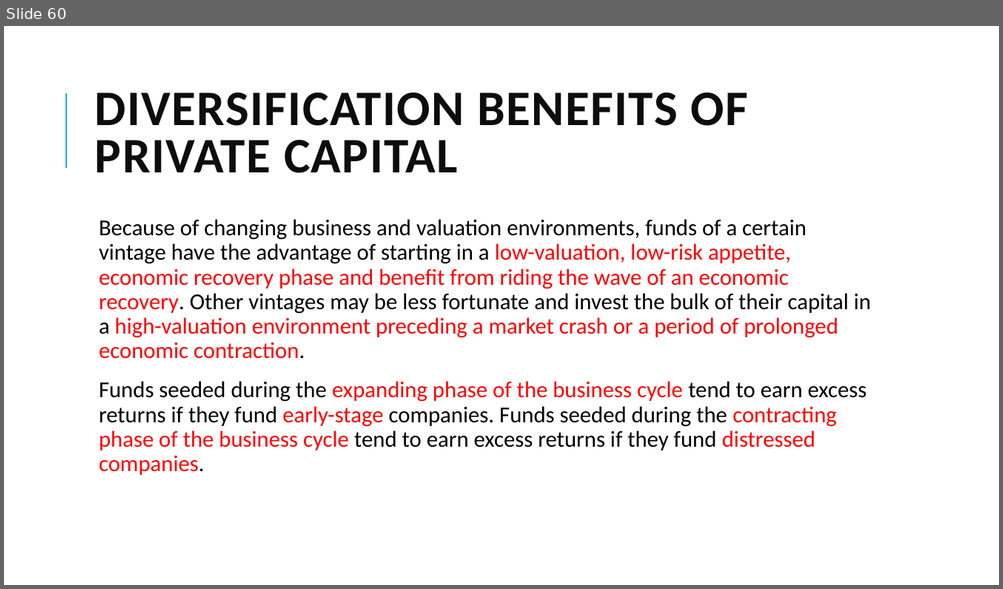
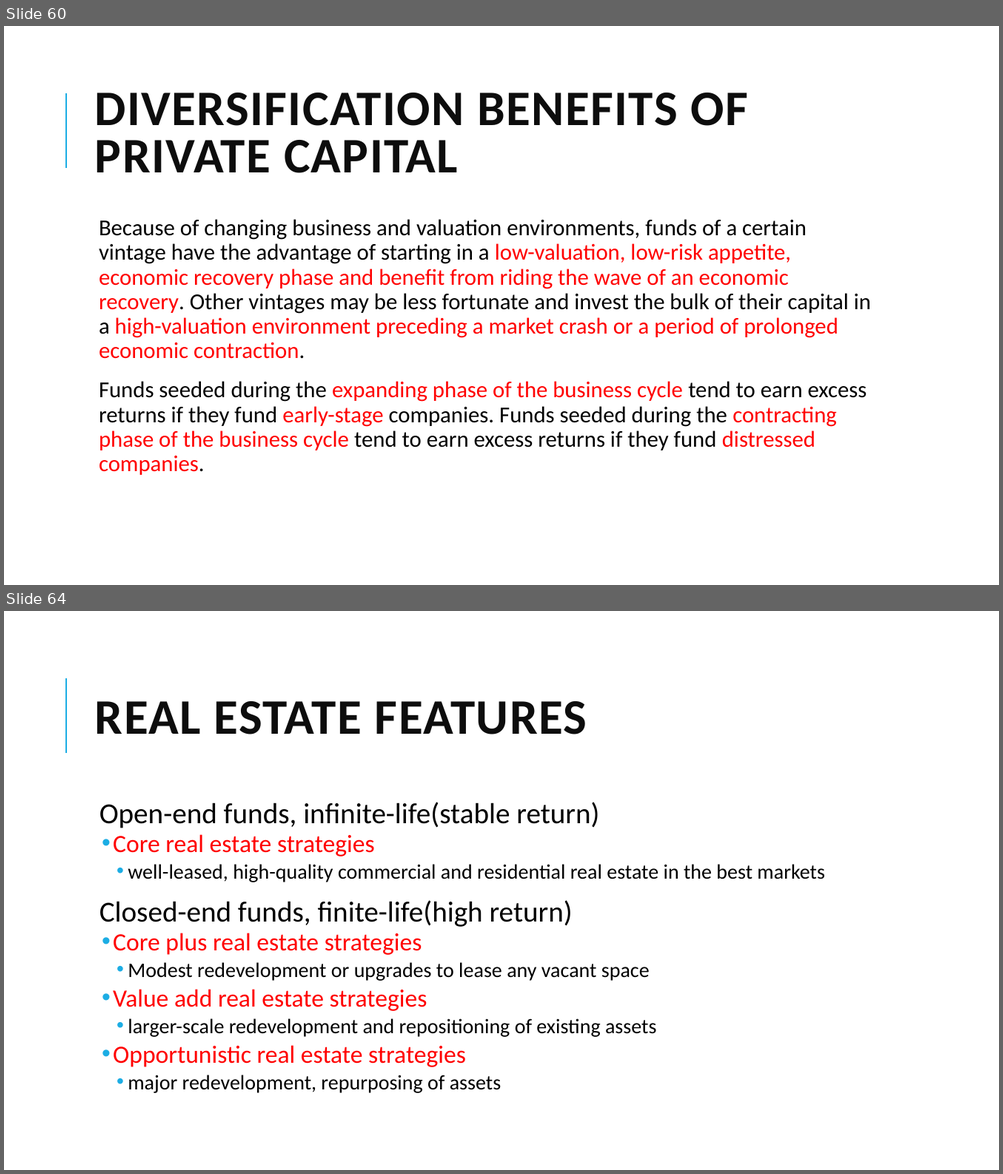
Before and after one commit to Isco0530/data, a slide deck: 2024Alternative.pptx. Shown one above the other, each under a label of ours: slide 60 before the commit, slides 60 and 64 after it; the slides between them are not shown. The pictures are 1003x589 and 1003x1174 pixels, drawn with LibreOffice and Linux fonts; fonts in the diff are those of the drawing. Boxes give left, top, right and bottom in pixels: in the first picture for what was removed or moved away, otherwise in the second. Text is boxed around its words. In the diff, an @@ line names an element or a change of style, - is before the commit and + after.

```diff
--- a/2024Alternative.pptx
+++ b/2024Alternative.pptx
@@ slide 64 added at [4, 611, 999, 1170], background #FFFFFF; not listed: 1 template element that a slide beside it also shows @@
@@ title added at [95, 701, 586, 735], 48 pt, text #0D0D0D, bold @@
+REAL ESTATE FEATURES
@@ text added at [99, 802, 825, 1093], 20 pt, text #000000 @@
+  Open-end funds, infinite-life(stable return)
+  • Core real estate strategies
+    • well-leased, high-quality commercial and residential real estate in the best markets
+  Closed-end funds, finite-life(high return)
+  • Core plus real estate strategies
+    • Modest redevelopment or upgrades to lease any vacant space
+  • Value add real estate strategies
+    • larger-scale redevelopment and repositioning of existing assets
+  • Opportunistic real estate strategies
+    • major redevelopment, repurposing of assets
```
Also in this commit, not shown: 8 other slides added.
